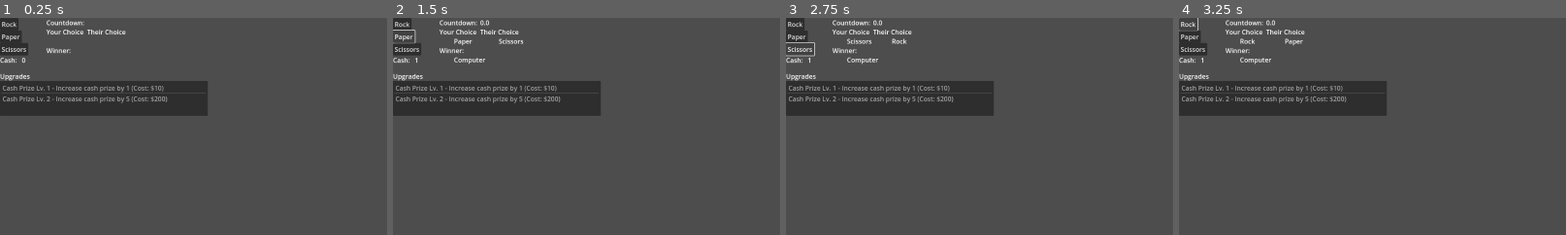
Above: before the commit, frames 1-4 (left to right).
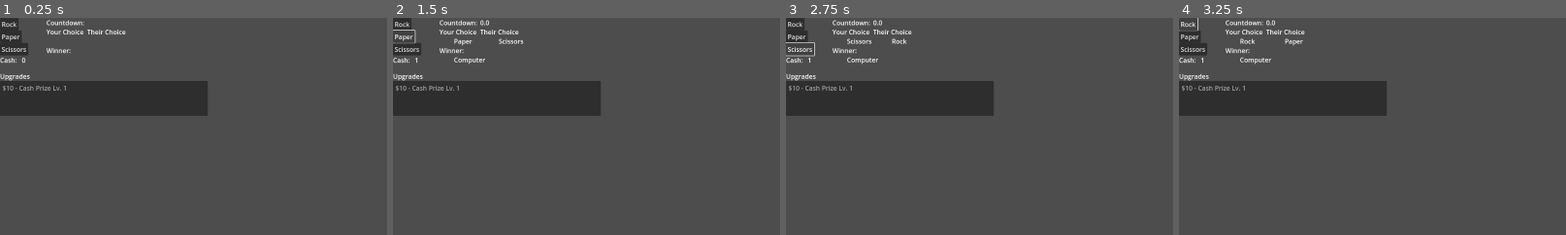
Above: after the commit, the same moments.

Repository: wfay42/corruption-clicker
Game: Godot game, scene res://rock_paper_scissors.tscn
Two runs of this game, one before a commit and one after it. Both use one fixed random seed, a clock stepped at 60 frames per second and the inputs below.
Inputs:
- Up to frame 1 (0.25 s): no input
- Up to frame 2 (1.5 s): click "Rock" at 0.5 s; click "Paper" at 1.25 s
- Up to frame 3 (2.75 s): click "Scissors" at 2 s
- Up to frame 4 (3.25 s): click "Rock" at 2.75 s
The pictures show only the part of the screen within x 0-50%, y 0-50%; the shares and areas given below are measured in that part.

The runs differ from the first frame. In frame 1, 1.0% of the frame differs, in the area x 0-44%, y 31-40%; in frame 2, 1.0%; in frame 3, 1.0%; in frame 4, 1.0%.

Commit message:
Implemented purchase logic, but not wired together with list yet

Diff:
--- a/datamodel/Upgrades.gd
+++ b/datamodel/Upgrades.gd
@@ -1,6 +1,7 @@
 class_name Upgrades extends Object
 
 const CASH_PLUS_KEY: String = "cash+"
+const COST_KEY: String = "cost"
 const ALL_UPGRADES: Dictionary[String, Dictionary] = {
     "cash001": {
         "name": "Cash Prize Lv. 1",
@@ -14,14 +15,19 @@
         "description": "Increase cash prize by 5",
         "cost": 200,
         "cash+": 5,
-        "dependencies": []
+        "dependencies": ["cash001"]
     },
 }
 
+signal upgradePurchased(upgradeId)
+const UPGRADE_PURCHASED_NAME: String = "upgradePurchased"
+
 var _ownedUpgradeIds: Array[String]
+var _upgradesMutex: Mutex
 
 func _init() -> void:
     _ownedUpgradeIds = []
+    _upgradesMutex = Mutex.new()
 
 func hasUpgrade(upgradeId: String) -> bool:
     return upgradeId in _ownedUpgradeIds
@@ -48,7 +54,7 @@
     return availableUpgrades
 
 func isUpgradeAvailable(upgradeId: String) -> bool:
-    """ Returns true if upgrade is not owned and all dependencies are met """
+    """ Returns true if upgrade is not owned and all dependencies are met. Does NOT check cost """
     if upgradeId in _ownedUpgradeIds:
         return false
 
@@ -62,3 +68,25 @@
             return false
 
     return true
+
+func tryPurchase(upgradeId: String, currentCash: float) -> bool:
+    """ Attempts to purchase the upgrade with the given ID if the player has enough cash
+     Returns true if purchase is successful, false otherwise (e.g. not available or insufficient funds)
+     Note: This function does not handle deducting cash or other side effects, it only updates owned upgrades
+    """
+    var upgradeData = ALL_UPGRADES.get(upgradeId, null)
+    if not isUpgradeAvailable(upgradeId):
+        return false
+
+    var cost = upgradeData.get(COST_KEY, null)
+    if cost == null:
+        return false
+    if currentCash < cost:
+        return false
+
+    _upgradesMutex.lock()
+    _ownedUpgradeIds.append(upgradeId)
+    _upgradesMutex.unlock()
+
+    upgradePurchased.emit(upgradeId)
+    return true
--- a/gameplay/upgrade_list.gd
+++ b/gameplay/upgrade_list.gd
@@ -23,11 +23,16 @@
 	self.clear()
 	var availableUpgrades: Array[Dictionary] = _upgrades.getAllAvailableUpgrades()
 	for upgradeData in availableUpgrades:
-		var displayText: String = "%s - %s (Cost: $%d)" % [upgradeData["name"], upgradeData["description"], upgradeData["cost"]]
-		self.add_item(displayText)
+		var displayText: String = "$%d - %s" % [upgradeData["cost"], upgradeData["name"]]
+		var idx = self.add_item(displayText)
+		self.set_item_metadata(idx, upgradeData)
 
 func _on_item_activated(index: int) -> void:
 	"""What to do when an item is double clicked
 	"""
 	var item_name: String = self.get_item_text(index)
 	print("Activated item: %s" % item_name)
+
+	# TODO: Need to implement the logic, but need to store the ID as part of the metadata
+	# var itemId: String = self.get_item_metadata(index)["name"]
+	# _upgrades.tryPurchase(itemId)
